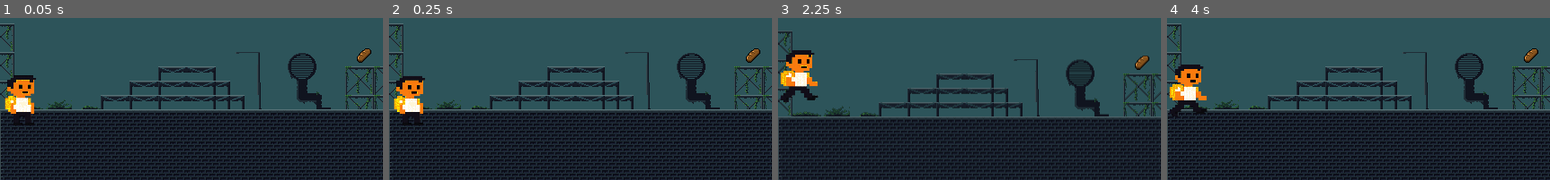
Above: before the commit, frames 1-4 (left to right).
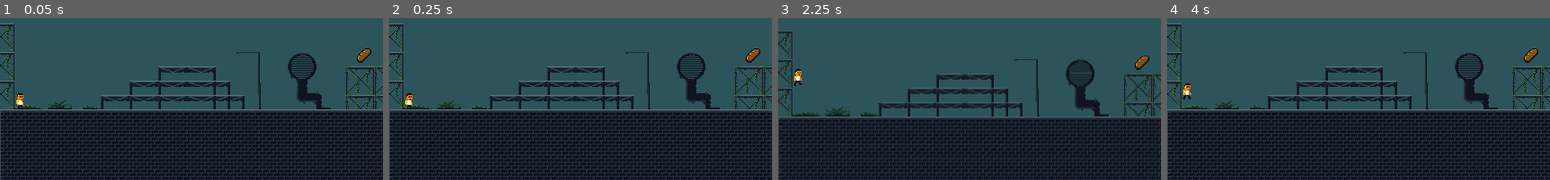
Above: after the commit, the same moments.

Repository: Pedroangelv/IT_Project_IEAZ
Game: Godot game, scene res://level.tscn
Same seed, same stepped clock (60 frames per second), same inputs: the game is played once before the commit and once after it.
Inputs:
- Up to frame 1 (0.05 s): no input
- Up to frame 2 (0.25 s): no input
- Up to frame 3 (2.25 s): tap Enter at 0.5 s; tap Space at 2 s
- Up to frame 4 (4 s): tap Enter at 3.5 s

The runs differ from the first frame. In frame 1, 1.6% of the frame differs, in the area x 1-10%, y 35-67%; in frame 2, 1.6%; in frame 3, 1.9%, in the area x 0-11%, y 19-52%; in frame 4, 1.9%.

Commit message:
madrugon(platformer) test 2.2

Diff:
--- a/Games/Madrugón/Godot_game_dev/madrugon/madrugon/player.tscn
+++ b/Games/Madrugón/Godot_game_dev/madrugon/madrugon/player.tscn
@@ -1,7 +1,6 @@
-[gd_scene load_steps=8 format=3 uid="uid://ce8qw3bejoad4"]
+[gd_scene load_steps=7 format=3 uid="uid://ce8qw3bejoad4"]
 
 [ext_resource type="Texture2D" uid="uid://dlt4oj1gs26t5" path="res://an1_st.png" id="1_4flbx"]
-[ext_resource type="Texture2D" uid="uid://bj1b6h4p6l5iq" path="res://Bread.png" id="2_hqtel"]
 [ext_resource type="Texture2D" uid="uid://ikxghyrgch0b" path="res://an2_st.png" id="2_i3pqv"]
 [ext_resource type="Texture2D" uid="uid://b3j4xiiuplvor" path="res://an3_st.png" id="3_hqtel"]
 
@@ -52,9 +51,6 @@
 "frames": [{
 "duration": 1.0,
 "texture": ExtResource("1_4flbx")
-}, {
-"duration": 1.0,
-"texture": ExtResource("2_hqtel")
 }],
 "loop": true,
 "name": &"die",
@@ -102,12 +98,11 @@
 script = SubResource("GDScript_4flbx")
 
 [node name="AnimatedSprite2D" type="AnimatedSprite2D" parent="."]
-position = Vector2(10.2383, 5.20833)
-scale = Vector2(0.220218, 0.151042)
+position = Vector2(10, 6)
+scale = Vector2(0.0501879, 0.0476617)
 sprite_frames = SubResource("SpriteFrames_onrkg")
 animation = &"die"
-frame = 1
-frame_progress = 0.486834
+frame_progress = 0.855168
 
 [node name="CollisionShape2D" type="CollisionShape2D" parent="."]
 position = Vector2(10, 6)
Not shown, changed: Games/Madrugón/Godot_game_dev/madrugon/madrugon/test1/madrugon.html
Not shown, changed: Games/Madrugón/Godot_game_dev/madrugon/madrugon/test1/madrugon.pck
